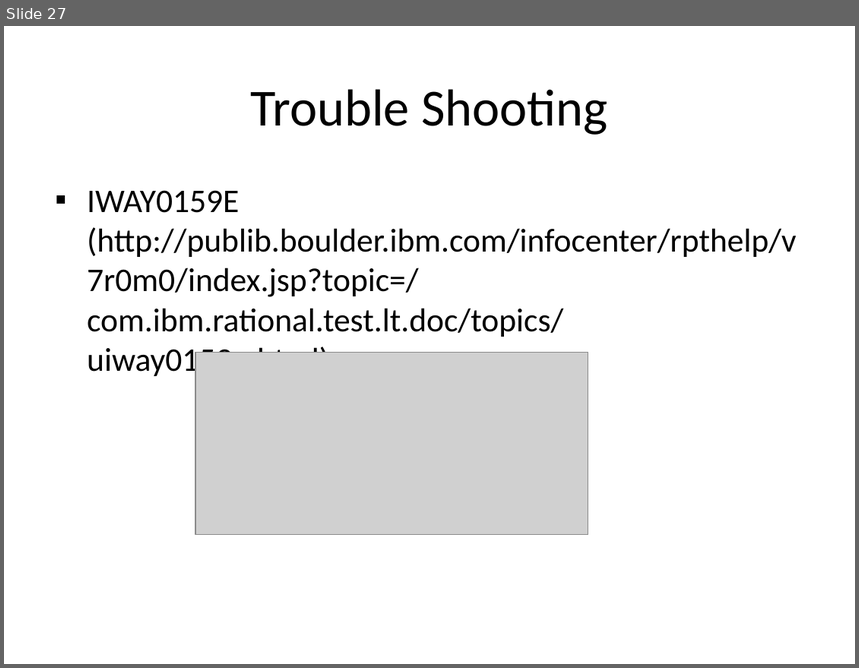
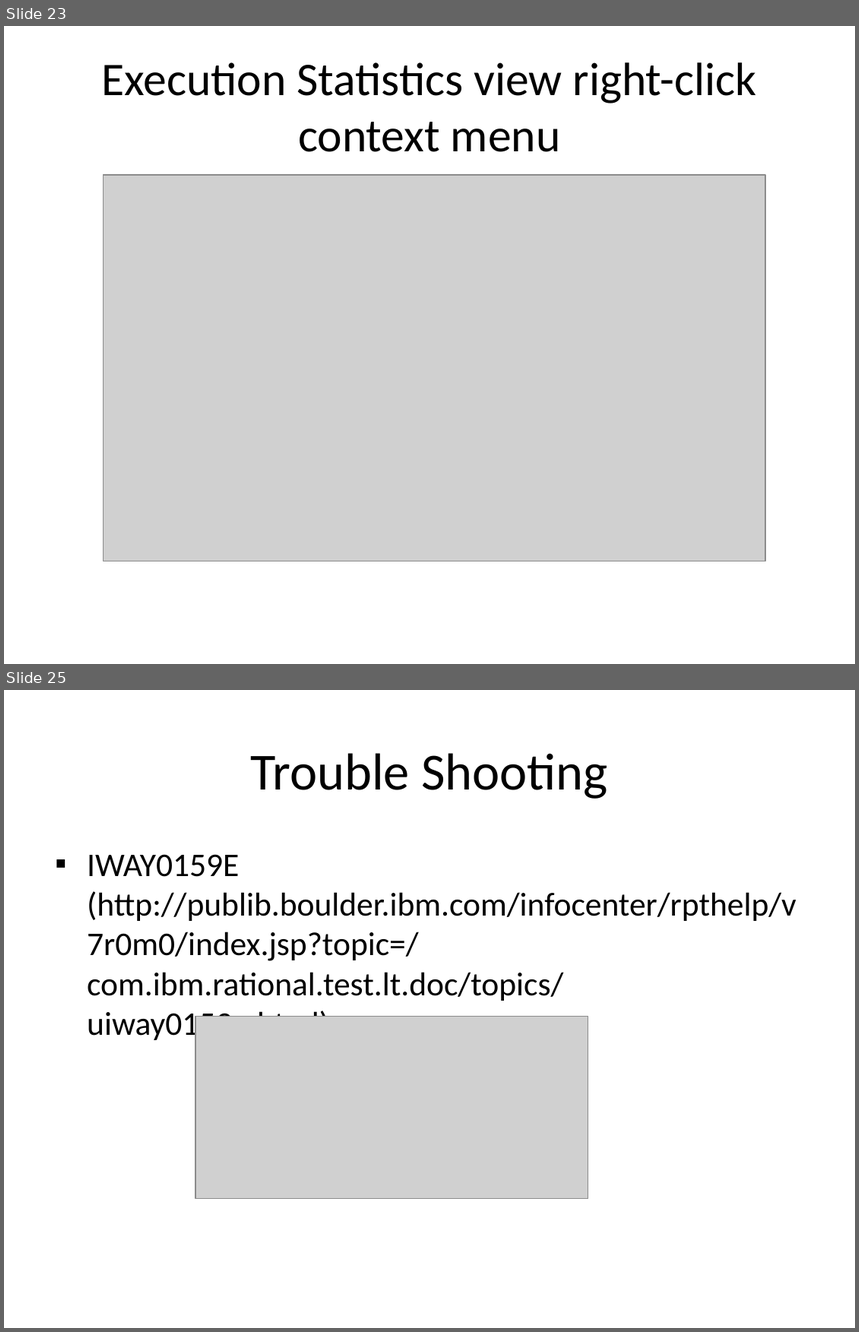
Before and after one commit to wsgan001/asegrp, a slide deck: papers/DRCPA/docs/PerfTest - Application Monitoring.pptx. Shown one above the other, each under a label of ours: slide 27 before the commit, slides 23 and 25 after it; the slides between them are not shown. The pictures are 859x668 and 859x1332 pixels, drawn with LibreOffice and Linux fonts; fonts in the diff are those of the drawing; grey boxes stand for pictures. Boxes give left, top, right and bottom in pixels: in the first picture for what was removed or moved away, otherwise in the second. Text is boxed around its words. In the diff, an @@ line names an element or a change of style, - is before the commit and + after.

```diff
--- a/papers/DRCPA/docs/PerfTest - Application Monitoring.pptx
+++ b/papers/DRCPA/docs/PerfTest - Application Monitoring.pptx
@@ slide 23 added at <box>4,26,855,664</box>, background #FFFFFF @@
@@ title added at <box>101,62,757,152</box>, 39.6 pt, text #000000 @@
+Execution Statistics view right-click context menu
@@ picture added at <box>104,175,766,561</box> @@
@@ what was slide 27 is now slide 25 @@
```
Also in this commit, not shown: 5 slides changed, 13 other slides added, 17 slides removed, 1 other file.
